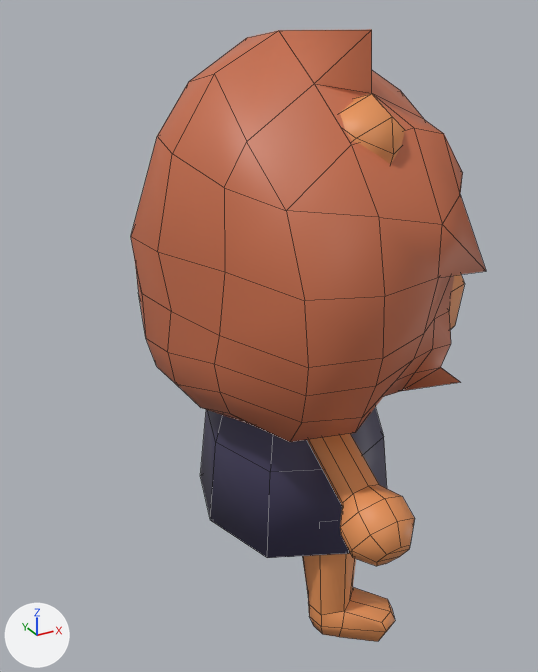
The FBX model UntitledFlowerGame/Assets/Assets/Characters/Lion.fbx, before and after one commit.
The view is the same before and after, from a 50 mm camera at (-1.228, 2.965, 1.854) aimed at (-0.096, 5.025, 0.824). The axes (+X, +Y, +Z) are drawn at lower left. The lights are the same throughout. Mesh edges are drawn as thin lines. Where no turn or scale is listed for an object, it has been applied to the vertices.

Names of what the first picture shows: 'Bras.002', 'Corps.002', 'Tete_lion', 'Tete_lion_criniere', 'pattes.002'.
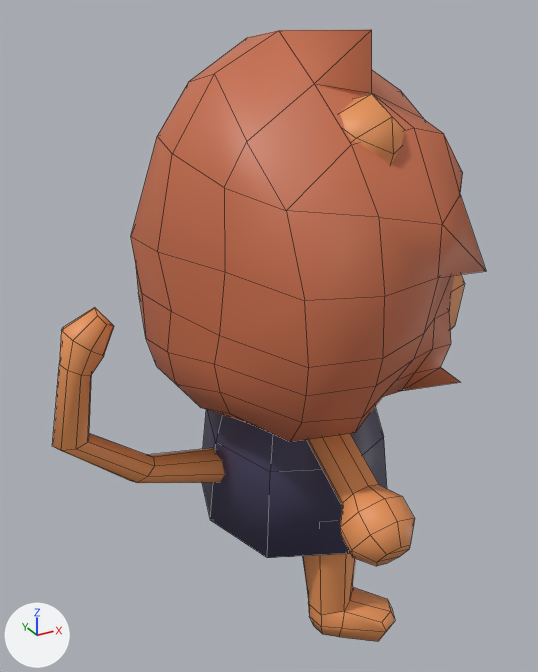
Where the newer file only moved an object's origin or applied its transform, the numbers keep the older frame.

Changed parts and their boxes (x1, y1, x2, y2) in the pictures (538 x 672 px):
```json
{"object": "Cylinder", "change": "added", "after": [52, 307, 225, 483], "on screen": "brown"}
```

Edits to the scene script, one JSON object a line:
```json
{"op": "add", "block": "me_cylinder", "code": ["me_cylinder = bpy.data.meshes.new('Cylinder')", "me_cylinder.from_pydata(...)  # 48 vertices, 43 faces; spans x -4.287..-3.729, y -0.078..0.075, z 0.842..1.572", "me_cylinder.materials.append(mat_couleur)  # picture img_image_jpg"]}
{"op": "add", "block": "ob_cylinder", "code": ["ob_cylinder = bpy.data.objects.new('Cylinder', me_cylinder)", "ob_cylinder.location = (3.42, 4.992, -0.517)"]}
```
